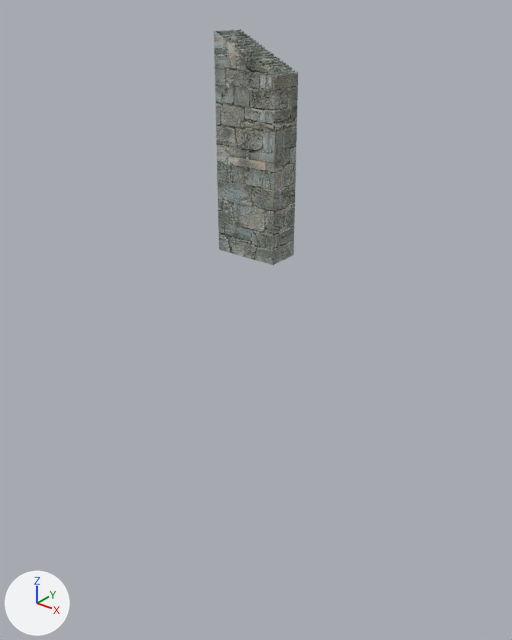
Two versions of the Blender file Assets/Models/Environement/Stairs.blend, one commit apart.
Both versions are drawn from a 50 mm camera at (49.0, -61.2, 5.2) aimed at (-1.5, 1.8, -33.9). The axes (+X, +Y, +Z) are drawn at lower left. The lights are the same throughout. The first picture is the older version.

The older version as bpy lines, for what is in view:
```python
me_plane = bpy.data.meshes.new('Plane')
me_plane.from_pydata(...)  # 295 vertices, 232 faces; spans x -4.0..4.0, y -2.0..2.0, z -20.0..4.0
me_plane.materials.append(mat_material)  # picture img_brick_wall_3_png_001
ob_plane = bpy.data.objects.new('Plane', me_plane)
ob_plane.location = (0.0, 0.0, -4.0)
```
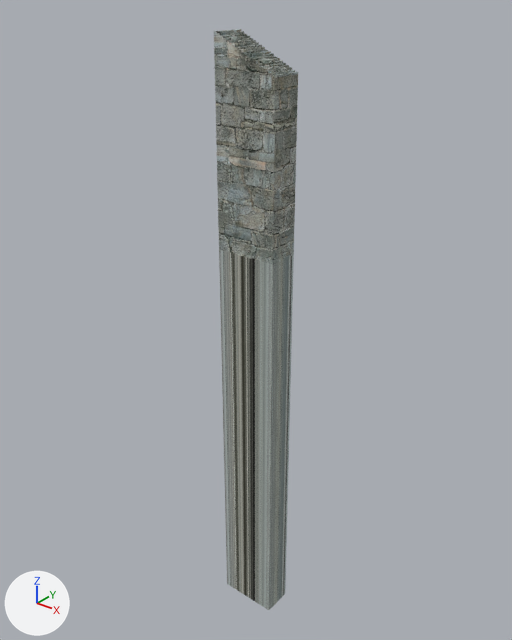
Location of each change, (x1, y1, x2, y2) in pixels of the pictures (512 x 640 px):
'Plane', reshaped (146% taller)
    before: (214, 29, 298, 265)
    after: (214, 29, 298, 610)
part 1 of me_plane, added
    after: (219, 250, 294, 610)

What the commit changed:
me_plane is used by ob_plane; location (0.0, 0.0, -4.0).
me_plane had 295 vertices, 232 faces and spanned x -4.0..4.0, y -2.0..2.0, z -20.0..4.0.
me_plane now has 303 vertices, 242 faces and spans x -4.0..4.0, y -2.0..2.0, z -73.6..4.0.
Part 1, on me_plane:
8 new vertices lie (0.0, 0.0, -53.6) away from vertices in x -4.0..4.0, y -2.0..2.0, z -20.0.
10 new faces join them.
